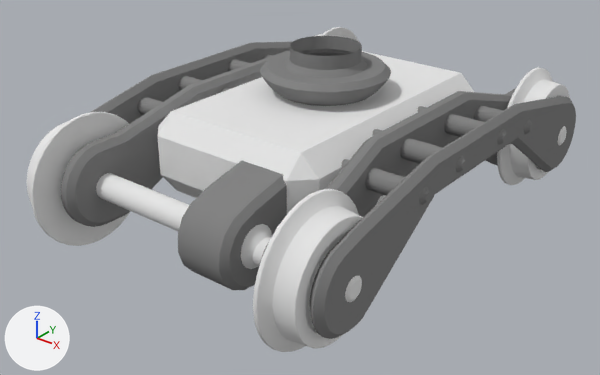
The Blender file assets/trains/intercity/bogie/bogie.blend as it was, and as the next commit left it.
Both versions are drawn from a 50 mm camera at (2.45, -3.27, 2.04) aimed at (-0.02, -0.18, 0.13). The lights are fixed; the arrows at lower left show +X, +Y and +Z.

The first picture shows 'axle', 'axle.001', 'bogie frame', 'bogie frame.001'.
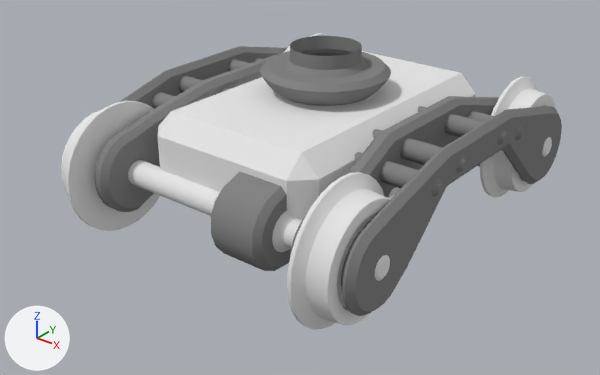
Changed parts and their boxes (x1, y1, x2, y2) in the pictures (600 x 375 px; the box of a moved part takes in the faces that stretch with it):
'bogie frame.001', reshaped (9% narrower, 8% shorter): before (61, 36, 576, 339); after (95, 36, 562, 316)
'axle.001', moved: before (27, 112, 363, 352); after (61, 101, 390, 329)
'axle', moved: before (315, 27, 570, 185); after (284, 33, 556, 197)
part 1 of me_bogie_frame_000, moved or reshaped: before (474, 106, 533, 134); after (467, 111, 524, 140)
part 2 of me_bogie_frame_000, moved or reshaped: before (263, 54, 273, 59); after (252, 58, 262, 63)
part 3 of me_bogie_frame_000, moved or reshaped: before (341, 159, 431, 205); after (353, 152, 443, 196)
part 4 of me_bogie_frame_000, moved or reshaped: before (178, 160, 287, 290); after (211, 172, 291, 271)
part 5 of me_bogie_frame_000, moved or reshaped: before (138, 97, 162, 115); after (152, 92, 175, 109)
part 6 of me_bogie_frame_000, moved or reshaped: before (538, 96, 576, 172); after (522, 106, 562, 184)
part 7 of me_bogie_frame_000, moved or reshaped: before (460, 88, 516, 102); after (450, 96, 499, 105)
part 8 of me_bogie_frame_000, moved or reshaped: before (468, 100, 509, 166); after (457, 105, 495, 167)
part 9 of me_bogie_frame_000, moved or reshaped: before (418, 91, 563, 168); after (418, 96, 548, 178)
part 10 of me_bogie_frame_000, moved or reshaped: before (205, 42, 292, 81); after (205, 46, 287, 81)
part 11 of me_bogie_frame_000, moved or reshaped: before (348, 113, 483, 288); after (377, 113, 483, 268)
part 12 of me_bogie_frame_000, moved or reshaped: before (259, 230, 380, 339); after (290, 211, 406, 316)
part 13 of me_bogie_frame_000, moved or reshaped: before (326, 138, 377, 190); after (346, 131, 389, 175)
part 14 of me_bogie_frame_000, moved or reshaped: before (337, 140, 383, 217); after (360, 133, 395, 198)
part 15 of me_bogie_frame_000, moved or reshaped: before (91, 58, 250, 124); after (119, 58, 250, 108)
part 16 of me_bogie_frame_000, moved or reshaped: before (61, 142, 111, 227); after (95, 130, 141, 212)
part 17 of me_bogie_frame_000, moved or reshaped: before (93, 85, 193, 143); after (125, 81, 207, 131)
part 18 of me_bogie_frame_000, moved or reshaped: before (98, 87, 199, 223); after (131, 82, 212, 209)
part 19 of me_bogie_frame_001, moved or reshaped: before (241, 224, 272, 269); after (272, 211, 297, 252)

Diff of the bpy script that builds the scene:
```diff
--- a/assets/trains/intercity/bogie/bogie.blend.py
+++ b/assets/trains/intercity/bogie/bogie.blend.py
@@ me_bogie_frame_000 @@
 # used by ob_bogie_frame_001; location = (0.0, 0.0, 0.23)
-me_bogie_frame_000.from_pydata(...)  # 936 vertices, 640 faces; spans x -0.92..0.92, y -1.22..1.22, z -0.17..0.63
+me_bogie_frame_000.from_pydata(...)  # 936 vertices, 640 faces; spans x -0.92..0.92, y -1.02..1.02, z -0.17..0.63
+# me_bogie_frame_000 part 1: the loose piece of 32 vertices spanning x 0.4..0.92, y 0.45..0.55, z 0.21..0.31 is moved by (0.0, -0.1, 0.0)
+# me_bogie_frame_000 part 2: the loose piece of 32 vertices spanning x -0.92..-0.4, y 0.45..0.55, z 0.21..0.31 is moved by (0.0, -0.1, 0.0)
+# me_bogie_frame_000 part 3: the loose piece of 32 vertices spanning x 0.4..0.92, y -0.55..-0.45, z 0.21..0.31 is moved by (0.0, 0.1, 0.0)
+# me_bogie_frame_000 part 4: the loose piece of 36 vertices spanning x 0.1..0.4, y -1.2..-0.6, z -0.15..0.32 is moved by (0.0, 0.2, 0.0)
+# me_bogie_frame_000 part 5: the loose piece of 32 vertices spanning x -0.92..-0.4, y -0.55..-0.45, z 0.21..0.31 is moved by (0.0, 0.1, 0.0)
+# me_bogie_frame_000 part 6: 72 of the vertices in x 0.57..0.9, y 0.8..1.22, z -0.17..0.28 are moved by (0.0, -0.2, 0.0)
+# me_bogie_frame_000 part 7: all 2 vertices in x 0.57..0.67, y 0.86, z 0.27 are moved by (0.0, -0.2, 0.04)
+# me_bogie_frame_000 part 8: all 2 vertices in x 0.57..0.67, y 0.86, z -0.17 are moved by (0.0, -0.2, 0.06)
+# me_bogie_frame_000 part 9: all 8 vertices in x 0.52..0.9, y 0.4, z 0.1..0.4 are moved by (0.0, -0.1, 0.0)
+# me_bogie_frame_000 part 10: all 8 vertices in x -0.9..-0.52, y 0.4, z 0.1..0.4 are moved by (0.0, -0.1, 0.0)
+# me_bogie_frame_000 part 11: all 8 vertices in x 0.52..0.9, y -0.4, z 0.1..0.4 are moved by (0.0, 0.1, 0.0)
+# me_bogie_frame_000 part 12: 72 of the vertices in x 0.57..0.9, y -1.22..-0.8, z -0.17..0.28 are moved by (0.0, 0.2, 0.0)
+# me_bogie_frame_000 part 13: all 2 vertices in x 0.57..0.67, y -0.86, z 0.27 are moved by (0.0, 0.2, 0.04)
+# me_bogie_frame_000 part 14: all 2 vertices in x 0.57..0.67, y -0.86, z -0.17 are moved by (0.0, 0.2, 0.06)
+# me_bogie_frame_000 part 15: all 8 vertices in x -0.9..-0.52, y -0.4, z 0.1..0.4 are moved by (0.0, 0.1, 0.0)
+# me_bogie_frame_000 part 16: 72 of the vertices in x -0.9..-0.57, y -1.22..-0.8, z -0.17..0.28 are moved by (0.0, 0.2, 0.0)
+# me_bogie_frame_000 part 17: all 2 vertices in x -0.67..-0.57, y -0.86, z 0.27 are moved by (0.0, 0.2, 0.04)
+# me_bogie_frame_000 part 18: all 2 vertices in x -0.67..-0.57, y -0.86, z -0.17 are moved by (0.0, 0.2, 0.06)
 me_bogie_frame_000.materials.append(mat_gray_paint)
@@ me_bogie_frame_001 @@
 me_bogie_frame_001.from_pydata(...)  # 94 vertices, 64 faces; spans x -0.5..0.5, y -1.1..1.1, z -0.11..0.39
 # used by ob_bogie_frame; location = (0.0, 0.0, 0.23)
+# me_bogie_frame_001 part 19: the loose piece of 32 vertices spanning x 0.0..0.5, y -1.1..-0.9, z -0.04..0.16 is moved by (0.0, 0.2, -0.01)
 me_bogie_frame_001.materials.append(mat_metal)
@@ ob_axle_001 @@
 ob_axle_001 = bpy.data.objects.new('axle.001', me_axle_002)
-ob_axle_001.location = (0.0, -1.0, 0.28)
+ob_axle_001.location = (0.0, -0.8, 0.28)
 _m = ob_axle_001.modifiers.new('Mirror', 'MIRROR')
@@ ob_axle @@
 ob_axle = bpy.data.objects.new('axle', me_axle_002)
-ob_axle.location = (0.0, 1.0, 0.28)
+ob_axle.location = (0.0, 0.8, 0.28)
 _m = ob_axle.modifiers.new('Mirror', 'MIRROR')
```
